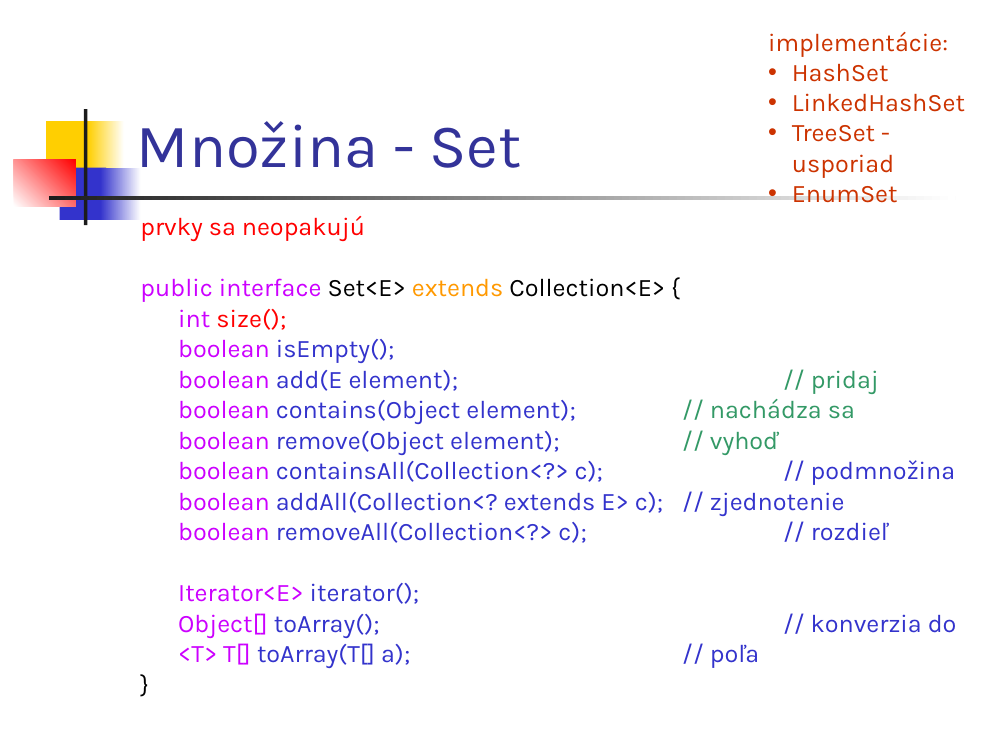
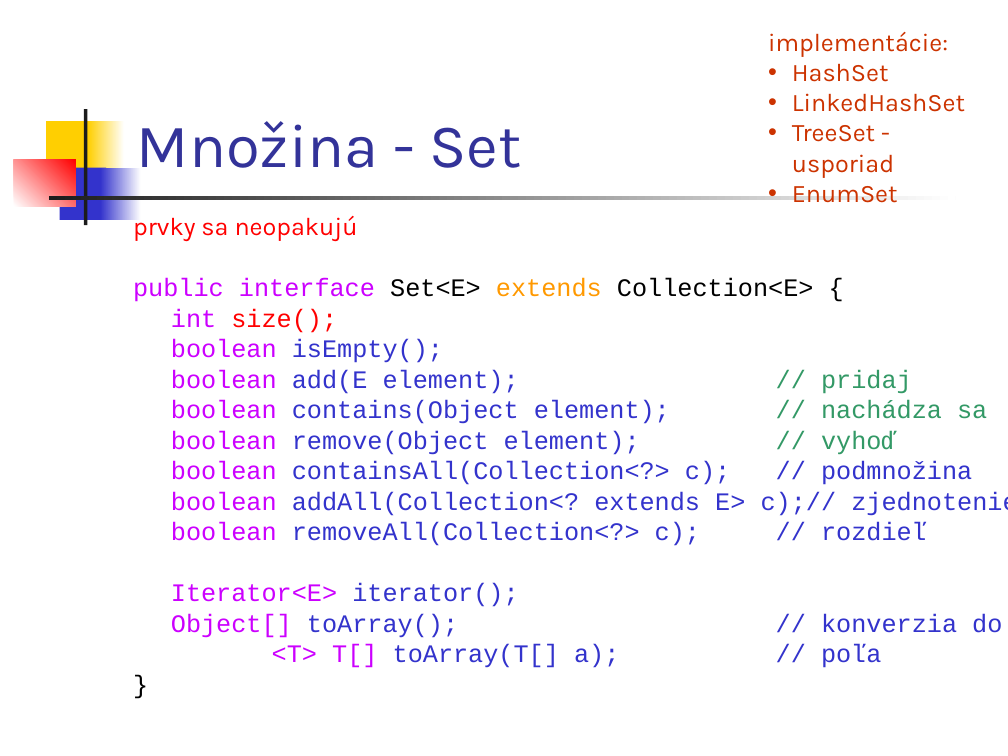
Before and after one commit to Programovanie4/Prednasky, a slide deck: slide 10 of 06/06_java.ppt. Drawn at 1008x756 pixels with LibreOffice and Linux fonts; fonts in the diff are those of the drawing. Boxes give left, top, right and bottom in pixels: in the first picture for what was removed or moved away, otherwise in the second. Text is boxed around its words. In the diff, an @@ line names an element or a change of style, - is before the commit and + after.

```diff
--- a/06/06_java.ppt
+++ b/06/06_java.ppt
@@ text "prvky sa neopakujú": place and size @@
-text "prvky sa neopakujú" at box(140, 216, 956, 668)
+text "prvky sa neopakujú" at box(133, 216, 1008, 668)
@@ text at box(133, 278, 987, 668): font Karla to Courier New in "public interface Set<E> extends Collection<E> {", "int size();", "boolean isEmpty();", "boolean add(E element); // pridaj" and 8 more places @@
@@ text at box(171, 491, 1008, 516): text changed; font Karla to Courier New @@
-boolean addAll(Collection<? extends E> c); // zjednotenie
+boolean addAll(Collection<? extends E> c);// zjednotenie
```
Also in this commit, not shown: 13 other slides changed, 6 slides added, 3 other files.
